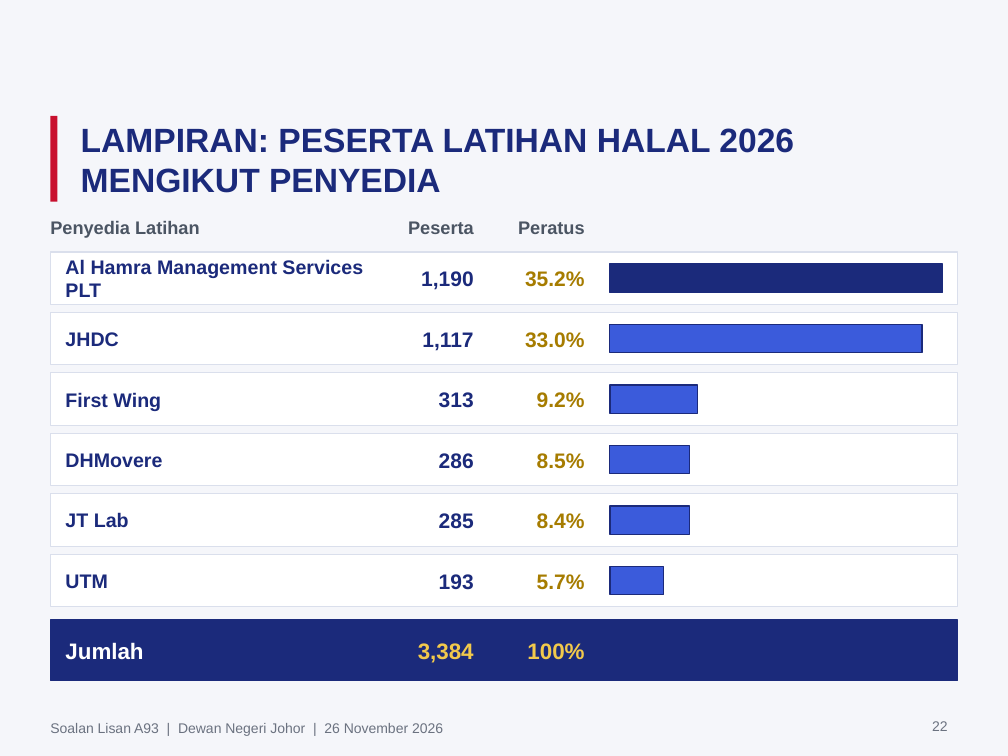
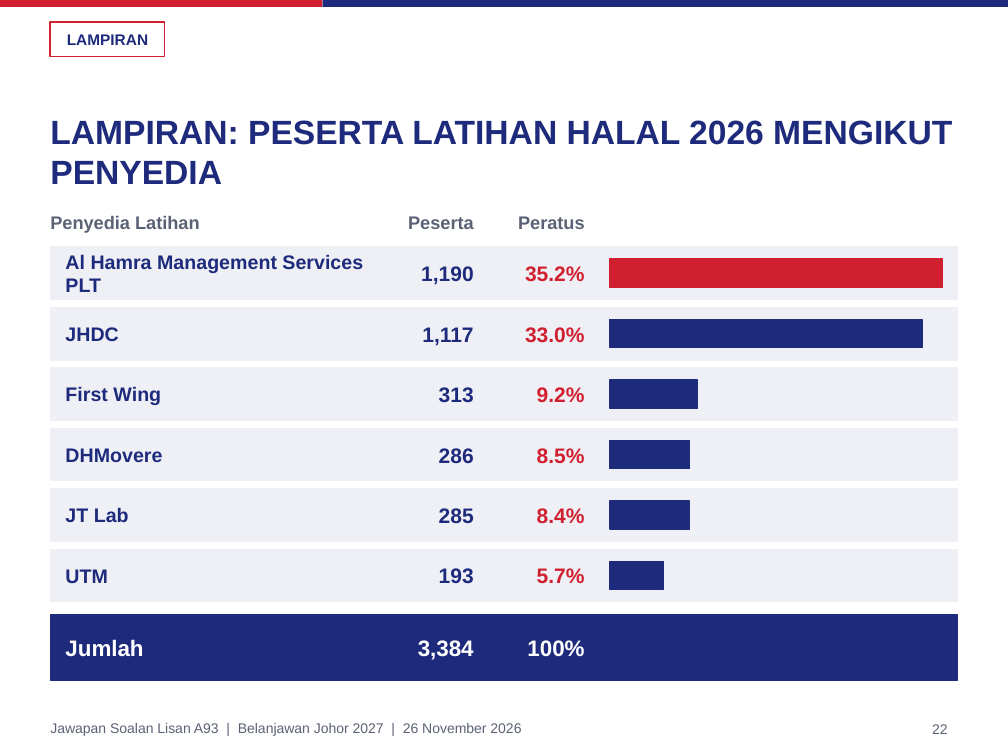
Before and after one commit to nawaljoe/Nawal, a slide deck: slide 22 of slides/A93_Halal_Johor_4x3.pptx. Drawn at 1008x756 pixels with LibreOffice and Linux fonts; fonts in the diff are those of the drawing; background and template pictures are left out. Boxes give left, top, right and bottom in pixels: in the first picture for what was removed or moved away, otherwise in the second. Text is boxed around its words. In the diff, an @@ line names an element or a change of style, - is before the commit and + after.

```diff
--- a/slides/A93_Halal_Johor_4x3.pptx
+++ b/slides/A93_Halal_Johor_4x3.pptx
@@ background #F5F6FA to #FFFFFF @@
@@ rectangle added at (0, 0, 323, 7), fill #D0202F @@
@@ rectangle added at (50, 22, 164, 56), fill #FFFFFF, outline #D0202F 1.25 pt @@
@@ rectangle added at (323, 0, 1008, 7), fill #1E2A7B @@
@@ text added at (67, 34, 148, 45), 11 pt, text #1E2A7B, bold @@
+LAMPIRAN
@@ text colour #1B2A7B to #1E2A7B in 13 elements at (65, 254, 363, 292), (421, 266, 474, 285), (65, 327, 118, 341), (422, 327, 473, 346), (65, 507, 129, 522), (439, 508, 474, 523), (65, 569, 107, 583), (439, 568, 474, 584), (65, 386, 161, 405), (439, 387, 474, 403), (65, 448, 162, 462), (439, 448, 474, 463), (50, 120, 952, 184) @@
@@ title "LAMPIRAN: PESERTA LATIHAN HALAL 2026 ...": place and size @@
-title "LAMPIRAN: PESERTA LATIHAN HALAL 2026 ..." at (81, 128, 794, 193)
+title "LAMPIRAN: PESERTA LATIHAN HALAL 2026 ..." at (50, 120, 952, 184)
@@ rectangle removed at (50, 116, 57, 202) @@
@@ text colour #4B5563 to #5B6275 in 3 elements at (50, 216, 200, 233), (408, 216, 474, 229), (518, 216, 585, 229) @@
@@ rectangle at (610, 259, 942, 287): fill #1B2A7B to #D0202F; outline #1B2A7B 1 pt to #D0202F 1 pt @@
@@ 12 rectangles: place and size @@
-12 rectangles at (50, 252, 958, 607)
+12 rectangles at (50, 247, 958, 602)
@@ fill #3B5BDB to #1E2A7B; outline #1B2A7B 1 pt to #1E2A7B 1 pt in 5 elements at (610, 561, 664, 590), (610, 380, 698, 408), (610, 440, 689, 469), (610, 501, 689, 529), (610, 320, 922, 348) @@
@@ text colour #A67C00 to #D0202F in 6 elements at (525, 266, 584, 282), (525, 327, 584, 343), (537, 508, 585, 523), (537, 568, 585, 583), (537, 387, 585, 402), (537, 448, 585, 463) @@
@@ fill #FFFFFF to #EEF0F6; outline #DADFEC 0.75 pt to #EEF0F6 1 pt in 6 elements at (50, 247, 958, 299), (50, 549, 958, 602), (50, 307, 958, 360), (50, 368, 958, 420), (50, 428, 958, 481), (50, 489, 958, 541) @@
@@ rectangle: place and size @@
-rectangle at (50, 620, 958, 680)
+rectangle at (50, 615, 958, 680)
@@ rectangle at (50, 615, 958, 680): fill #1B2A7B to #1E2A7B; outline #1B2A7B 1 pt to #1E2A7B 1 pt @@
@@ text "3,384" at (418, 640, 474, 660): text colour #F2C94C to #FFFFFF @@
@@ text "100%" at (527, 640, 584, 657): text colour #F2C94C to #FFFFFF @@
@@ page number at (932, 724, 948, 734): text colour #6B7280 to #5B6275 @@
@@ text at (50, 723, 521, 736): text changed; text colour #6B7280 to #5B6275 @@
-Soalan Lisan A93 | Dewan Negeri Johor | 26 November 2026
+Jawapan Soalan Lisan A93 | Belanjawan Johor 2027 | 26 November 2026
```
Also in this commit, not shown: 22 other slides changed, 2 other files.
